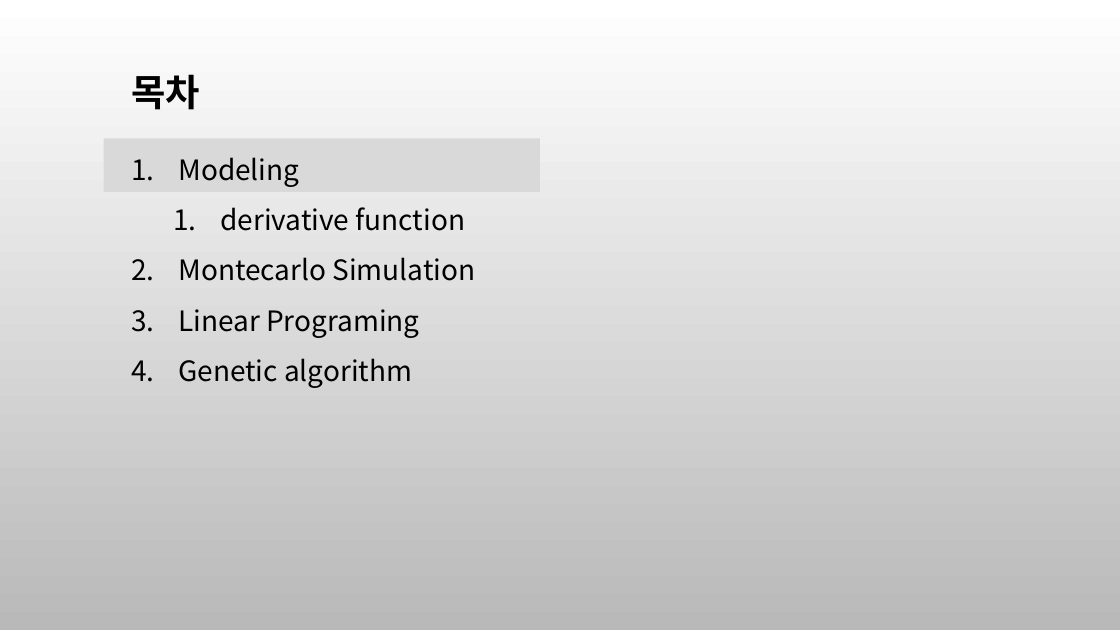
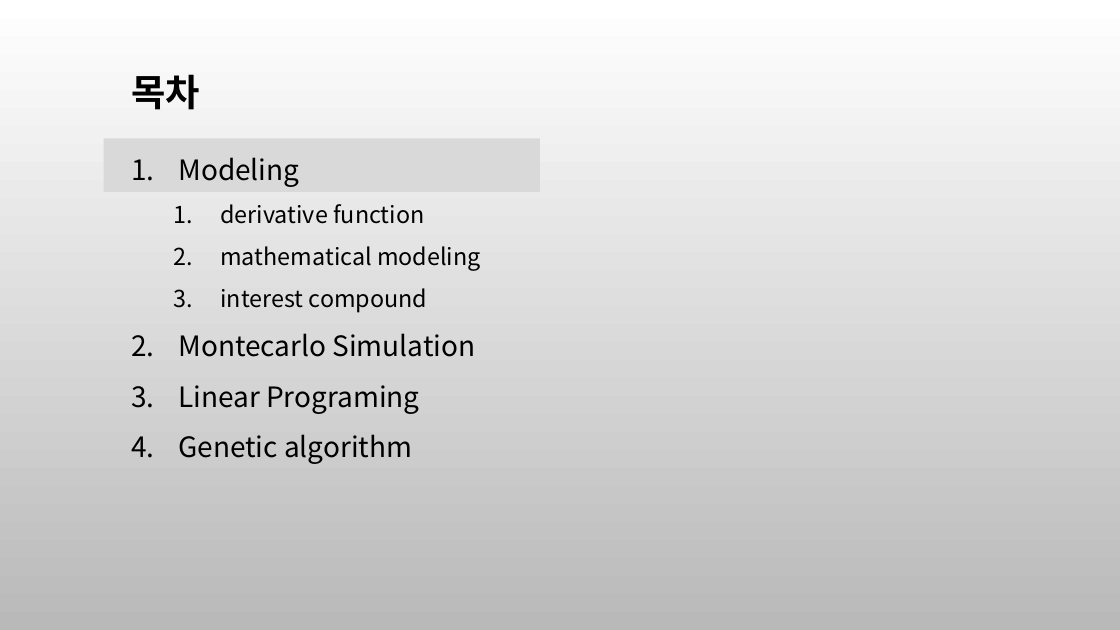
Before and after one commit to ancestor9/mathematics-for-machine-learning, a slide deck: slide 2 of 8_Modeling & Simulation.pptx. Drawn at 1120x630 pixels with LibreOffice and Linux fonts; fonts in the diff are those of the drawing; background and template pictures are left out. Boxes give left, top, right and bottom in pixels: in the first picture for what was removed or moved away, otherwise in the second. Text is boxed around its words. In the diff, an @@ line names an element or a change of style, - is before the commit and + after.

```diff
--- a/8_Modeling & Simulation.pptx
+++ b/8_Modeling & Simulation.pptx
@@ text at box(220, 204, 424, 224): size 24 to 20 pt in "derivative function" @@
@@ text at box(220, 246, 481, 313): paragraphs added @@
+  2. mathematical modeling
+  3. interest compound
```
Also in this commit, not shown: 9 other slides changed, 8 slides added, 1 slide removed.
